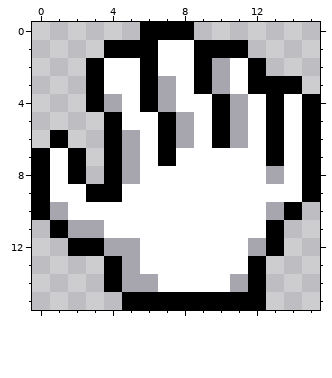
Pixel-art file -- Assets/Sprites/cursor.aseprite. Above, as it was before the edit.
16x16 pixels, 1 frame.
The result:
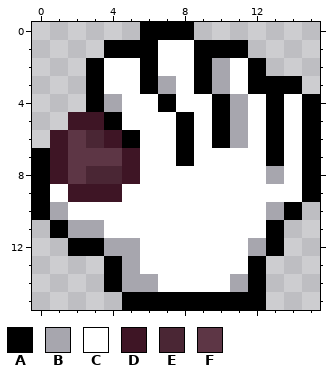
Palette (. is transparent): A #000000  B #a7a6ae  C #ffffff  D #3e1525  E #4a2634  F #5d3645
Edits made:
layer "Flattened Copy" added
layer "Layer 2" removed
--- layer "Layer 1"
@@ x 0..10 @@
  3 ...ACCABCAB
- 4 ...ABCABCCA
- 5 ....ACCABCA
- 6 .A..ABCABCA
- 7 ACA.ABCACCC
- 8 ACA.ABCCCCC
- 9 ACCAACCCCCC
+ 4 ...ABCCACCA
+ 5 ..DDACCCACA
+ 6 .DFEDACCACA
+ 7 ADFFFDCCACC
+ 8 ADFEEDCCCCC
+ 9 ACDDDCCCCCC
 10 ABCCCCCCCCC
Changed places in both pictures, as pixel boxes (x1, y1, x2, y2):
changed: (50, 94, 194, 202)
